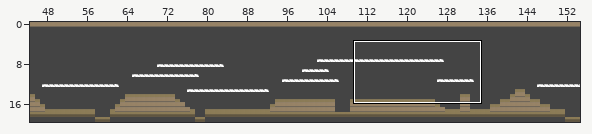
One commit to this Tiled map: Assets/TiledMaps/etapa-1.1.tmx. The picture above shows the old version from afar; the outline marks the close-up.
Close-up. The starting point:
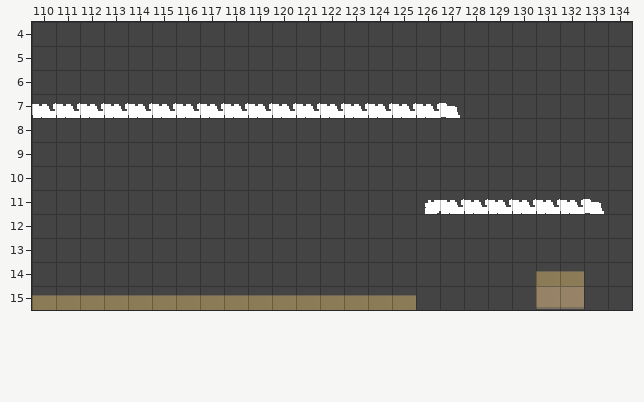
Cells are 16x16 px. Shown: x 110..134, y 4..15. The commit also changed other parts of the map, which this record leaves out.
After:
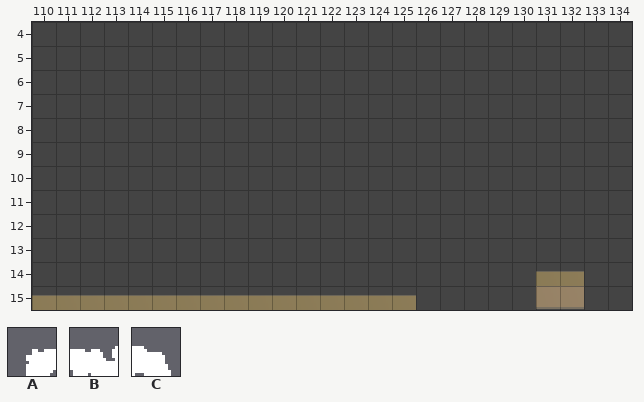
Key: from "tiza2": A 82, B 83, C 105.
_ is an empty cell, . an unchanged one.
What changed:
--- layer "Capa de patrones 2"
@@ x 110..127 @@
- 7 BBBBBBBBBBBBBBBBBC
+ 7 __________________
@@ x 126..133 @@
-11 ABBBBBBC
+11 ________
Where, in picture pixels (left, top, right, bottom), the same in both close-ups:
removed: (32, 103, 460, 118)
removed: (425, 199, 604, 214)
